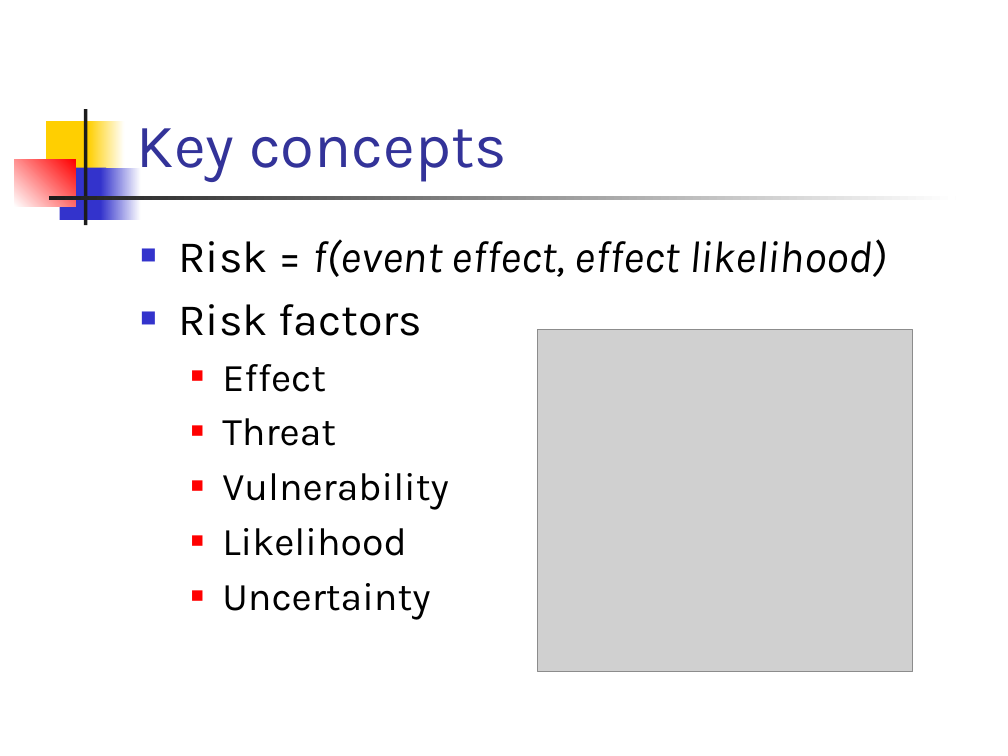
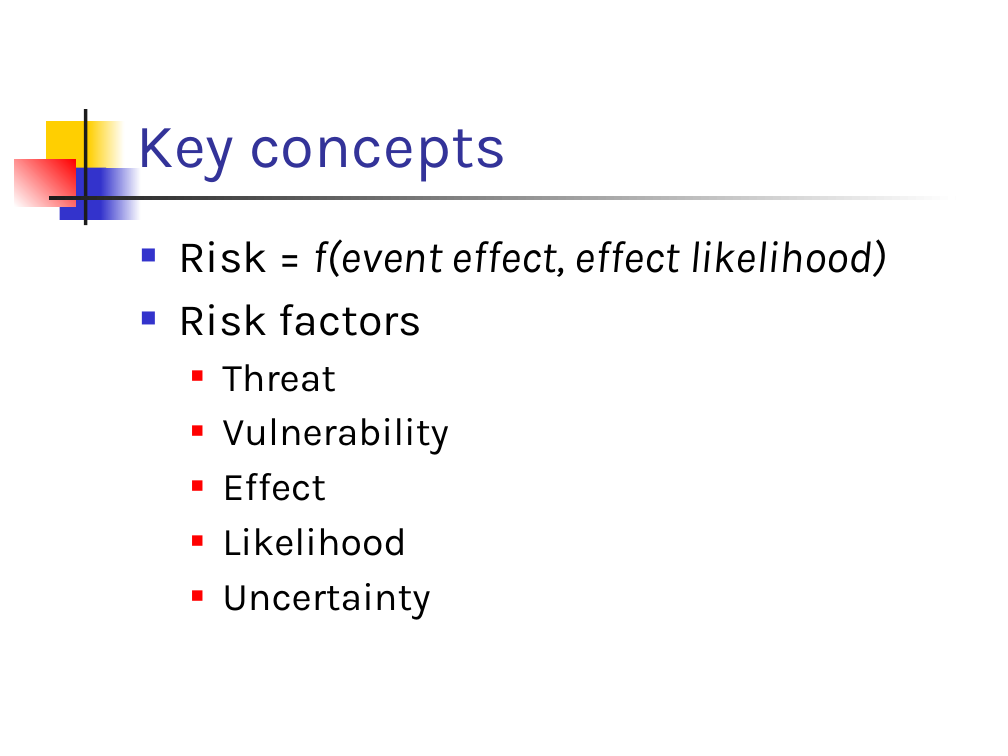
Before and after one commit to el-ahrairah/Risky_NIST, a slide deck: slide 4 of Risky NIST ecommerce.pptx. Drawn at 1008x756 pixels with LibreOffice and Linux fonts; fonts in the diff are those of the drawing; grey boxes stand for pictures. Boxes give left, top, right and bottom in pixels: in the first picture for what was removed or moved away, otherwise in the second. Text is boxed around its words. In the diff, an @@ line names an element or a change of style, - is before the commit and + after.

```diff
--- a/Risky NIST ecommerce.pptx
+++ b/Risky NIST ecommerce.pptx
@@ picture removed at box(537, 330, 912, 672) @@
@@ text at box(222, 364, 326, 392): paragraph removed @@
-  ■ Effect
@@ text at box(222, 473, 326, 501): paragraph added @@
+  ■ Effect
```
Also in this commit, not shown: 8 other slides changed, 1 slide added, 3 slides removed.
